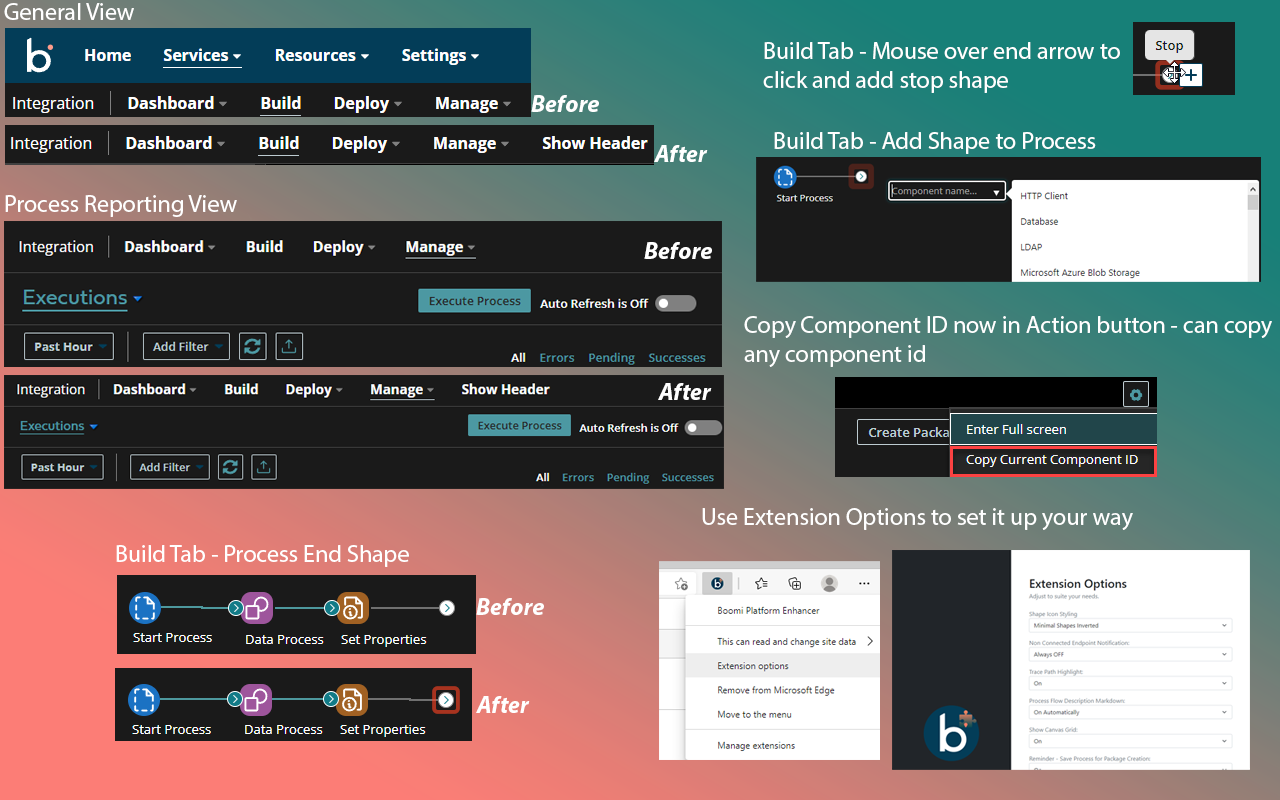
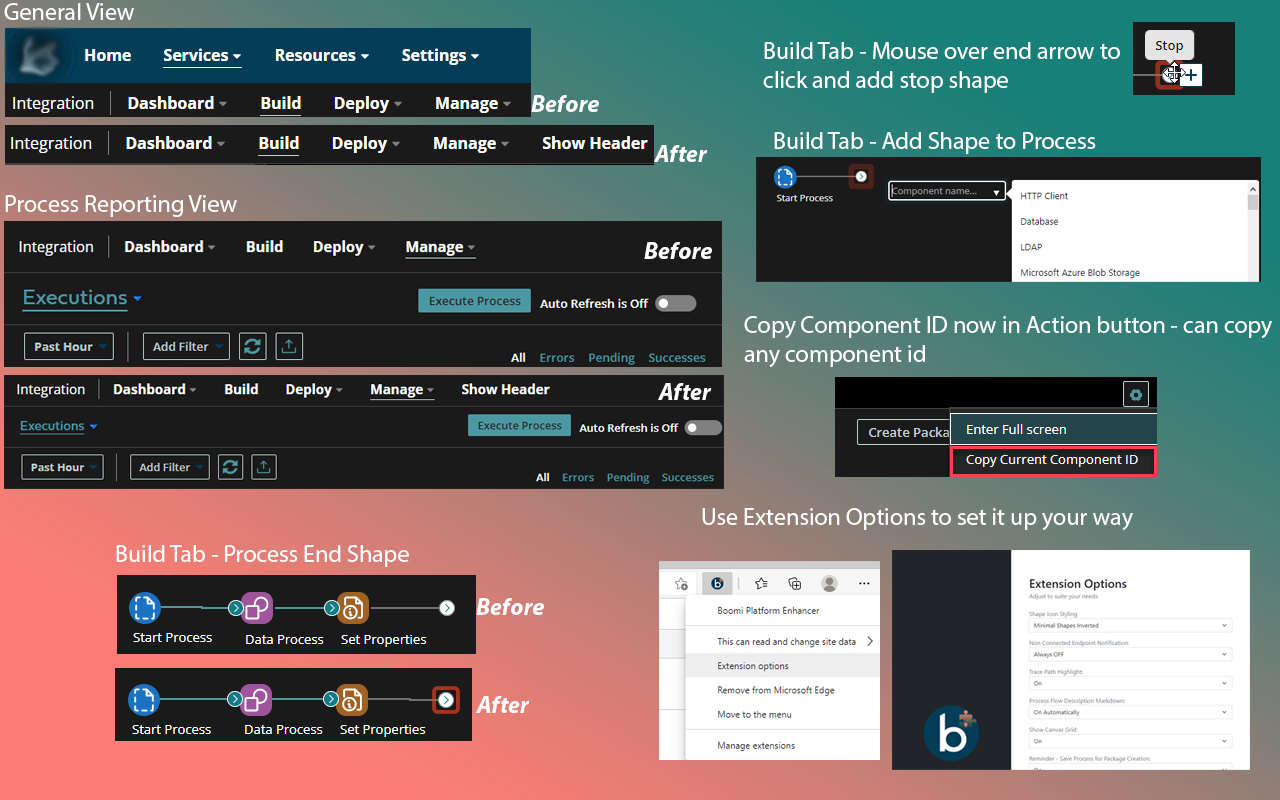
The second 1280px x 800px image is a revision of the first. Changes to its layers:
painted on "Layer 12" over (3, 25, 97, 105)
